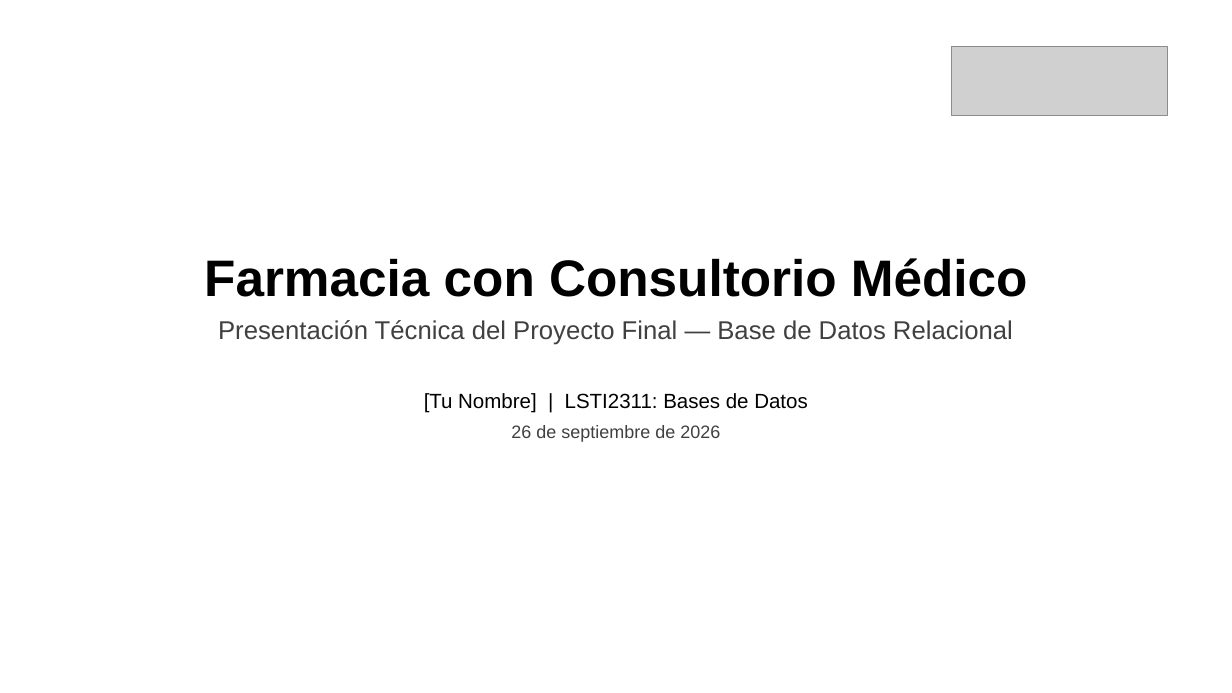
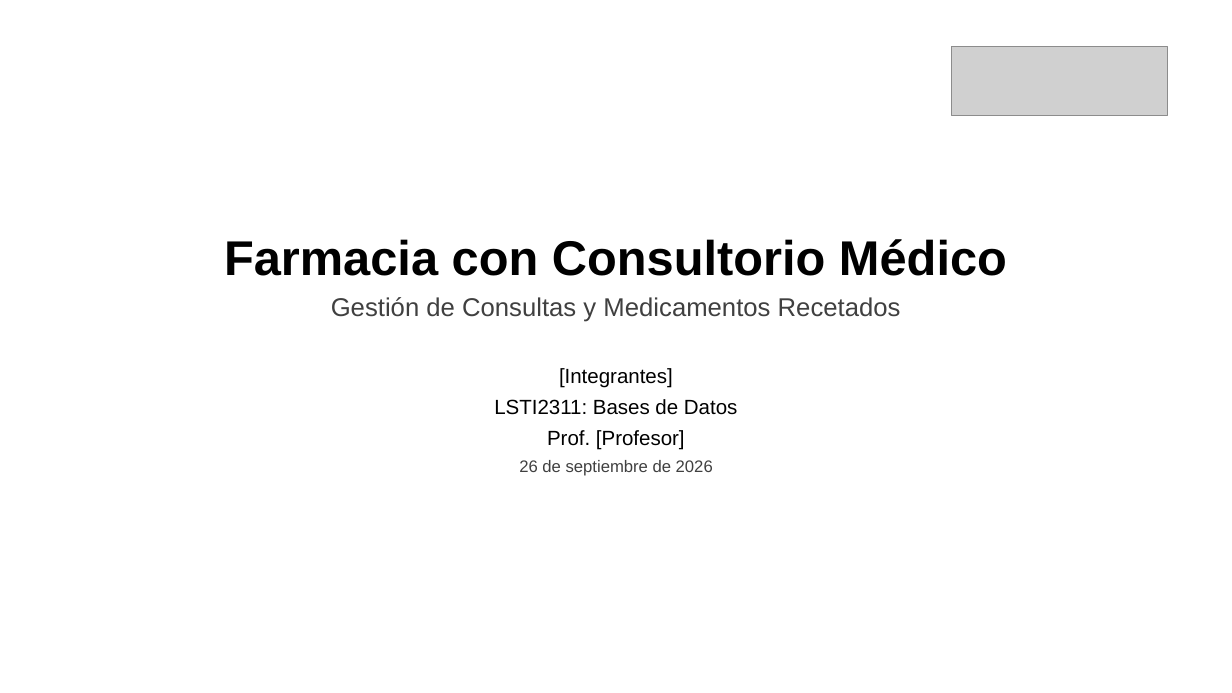
Before and after one commit to riosisraelg/proyecto-final-farmacia, a slide deck: slide 1 of docs/latex/slides/slides.pptx. Drawn at 1232x693 pixels with LibreOffice and Linux fonts; fonts in the diff are those of the drawing; grey boxes stand for pictures. Boxes give left, top, right and bottom in pixels: in the first picture for what was removed or moved away, otherwise in the second. Text is boxed around its words. In the diff, an @@ line names an element or a change of style, - is before the commit and + after.

Commit message:
feat(slides): reestructura al outline de 15 diapositivas de la exposición oral
- Secuencia: empresa, problemática, impacto, causa raíz, estrategia,
  solución (ER), gestión de datos, automatización, reglas de negocio,
  inventario, integración op/tec, estrategia integral, beneficios, conclusión
- Redacción de problemática, impacto y causa raíz según el caso real
- Portada con Integrantes/Materia/Profesor; evidencias como placeholders
- Mantiene estilo monocromático y logo solo en portada

```diff
--- a/docs/latex/slides/slides.pptx
+++ b/docs/latex/slides/slides.pptx
@@ text "Farmacia con Consultorio Médico": place and size @@
-text "Farmacia con Consultorio Médico" at bbox=[204, 258, 1028, 442]
+text "Farmacia con Consultorio Médico" at bbox=[224, 239, 1007, 476]
@@ text at bbox=[224, 239, 1007, 476]: size 40 to 38 pt in "Farmacia con Consultorio Médico"; size 14 to 13 pt in "26 de septiembre de 2026"; less space between paragraphs @@
@@ text at bbox=[331, 297, 901, 450]: text changed; size 20 to 16 pt; text colour #404040 to #000000 @@
-Presentación Técnica del Proyecto Final — Base de Datos Relacional
-[Tu Nombre] | LSTI2311: Bases de Datos
+Gestión de Consultas y Medicamentos Recetados
+[Integrantes]
+LSTI2311: Bases de Datos
+Prof. [Profesor]
```
Also in this commit, not shown: 2 other slides changed, 12 slides added, 13 slides removed, 3 other files.
